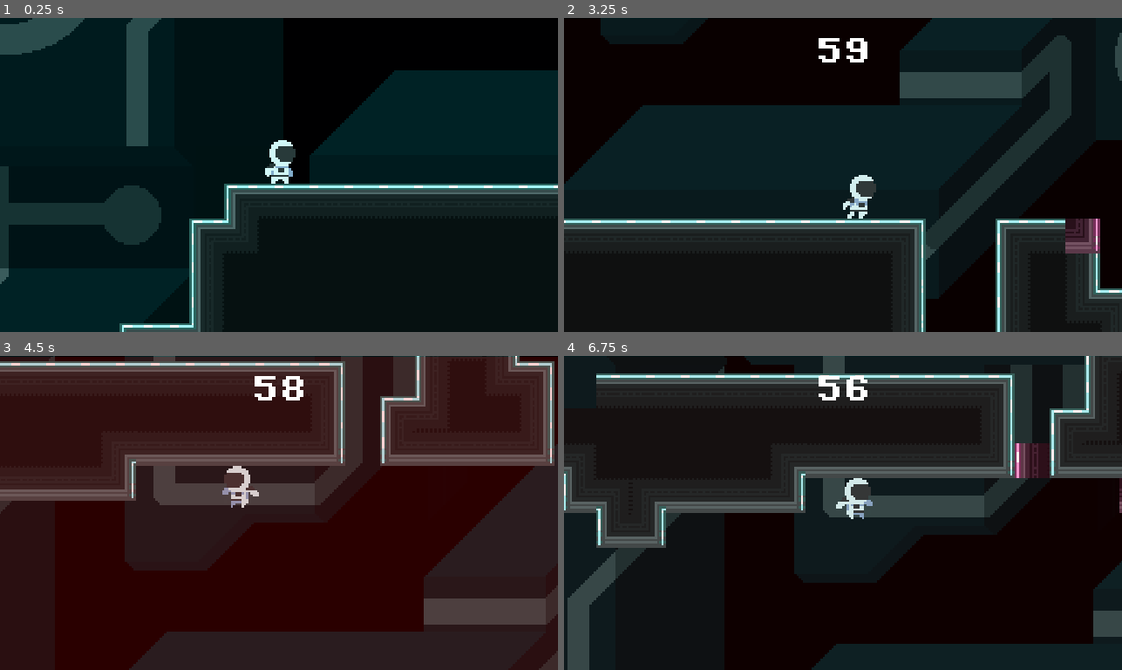
Above: before the commit, frames 1-4 (two rows, left to right).
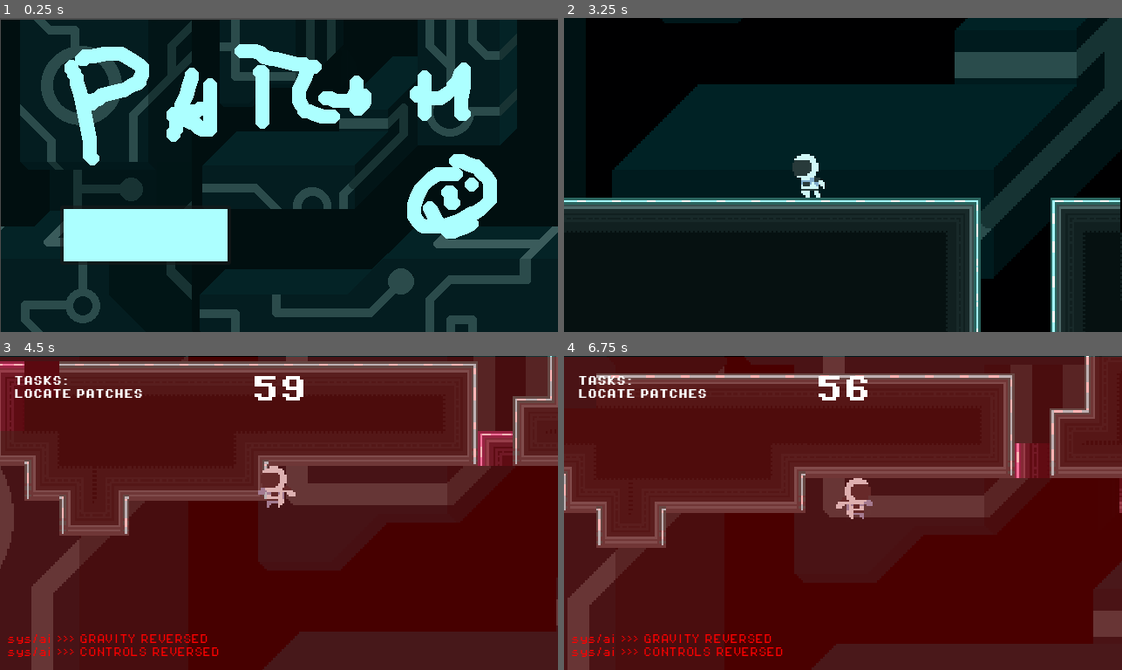
Above: after the commit, the same moments.

Repository: Serial-Cyn/patch-it-up
Game: Godot game, scene res://scenes/main_menu.tscn
The game is run twice, just before and just after one commit, with the same random seed, the same clock (stepped at 60 frames per second) and the same inputs. Before the commit the project starts from res://levels/level_1.tscn. Sound files missing from this copy of the repository are replaced by a short silence.
Inputs (mouse positions are in pixels of both pictures, inside the frame that each line leads up to):
- Up to frame 1 (0.25 s): no input
- Up to frame 2 (3.25 s): click (709, 234) at 0.52 s; hold D (move_right) 1.28-2.78 s; tap W (jump) at 1.52, 2.27 s; hold A (move_left) from 2.78 s (still down)
- Up to frame 3 (4.5 s): release A (move_left) at 3.53 s; hold D (move_right) from 3.53 s (still down); tap W (jump) at 3.77 s
- Up to frame 4 (6.75 s): tap W (jump) at 4.52, 5.27 s; release D (move_right) at 5.03 s; hold A (move_left) 5.03-5.78 s; hold D (move_right) 5.78-6.53 s; hold A (move_left) from 6.53 s (still down)

The runs differ from the first frame. In frame 1, 35% of the frame differs, in the area x 0-100%, y 0-100%; in frame 2, 31%; in frame 3, 91%; in frame 4, 99%.

Commit message:
added main menu, fixed user feedbacks

Diff:
--- a/levels/level_1.tscn
+++ b/levels/level_1.tscn
@@ -16,6 +16,7 @@
 [ext_resource type="PackedScene" uid="uid://b31xhmb3jrhak" path="res://scenes/platform.tscn" id="7_nmsli"]
 [ext_resource type="PackedScene" uid="uid://cxca8wyds6jsp" path="res://scenes/death_zone.tscn" id="9_3sk1a"]
 [ext_resource type="AudioStream" uid="uid://bc11ln7l5dh7m" path="res://assets/sounds/patch-bgm.mp3" id="16_bgw3c"]
+[ext_resource type="FontFile" uid="uid://73kps5h5d1qc" path="res://assets/fonts/PixelOperator8.ttf" id="16_lrvbd"]
 
 [sub_resource type="TileSetAtlasSource" id="TileSetAtlasSource_bt44k"]
 texture = ExtResource("1_jirdo")
@@ -680,6 +681,26 @@
 horizontal_alignment = 1
 vertical_alignment = 1
 
+[node name="Label" type="Label" parent="UI"]
+offset_left = 8.0
+offset_top = 319.0
+offset_right = 474.0
+offset_bottom = 351.0
+theme_override_fonts/font = ExtResource("16_lrvbd")
+theme_override_font_sizes/font_size = 11
+text = "sys/ai >>> GRAVITY REVERSED
+sys/ai >>> CONTROLS REVERSED"
+
+[node name="Label2" type="Label" parent="UI"]
+offset_left = 16.0
+offset_top = 23.0
+offset_right = 165.0
+offset_bottom = 72.0
+theme_override_fonts/font = ExtResource("7_08mmt")
+theme_override_font_sizes/font_size = 11
+text = "TASKS:
+LOCATE PATCHES"
+
 [node name="StartGame" type="Timer" parent="."]
 unique_name_in_owner = true
 wait_time = 3.0
--- a/levels/level_2.tscn
+++ b/levels/level_2.tscn
@@ -20,6 +20,7 @@
 [ext_resource type="Script" uid="uid://difx7c61kl5kw" path="res://scripts/trap/chamber_3.gd" id="11_k2aru"]
 [ext_resource type="PackedScene" uid="uid://bifhlpp7an5bf" path="res://scenes/boss.tscn" id="17_uo0vl"]
 [ext_resource type="PackedScene" uid="uid://d2wagsfie21w0" path="res://scenes/turret.tscn" id="19_ndgrd"]
+[ext_resource type="FontFile" uid="uid://73kps5h5d1qc" path="res://assets/fonts/PixelOperator8.ttf" id="20_itbe0"]
 [ext_resource type="PackedScene" uid="uid://dihoti1hrgw6e" path="res://scenes/stop_point.tscn" id="21_dpc8t"]
 [ext_resource type="AudioStream" uid="uid://bc11ln7l5dh7m" path="res://assets/sounds/patch-bgm.mp3" id="22_ngvhw"]
 
@@ -696,6 +697,25 @@
 horizontal_alignment = 1
 vertical_alignment = 1
 
+[node name="Label" type="Label" parent="UI"]
+offset_left = 16.0
+offset_top = 327.0
+offset_right = 260.0
+offset_bottom = 339.0
+theme_override_fonts/font = ExtResource("20_itbe0")
+theme_override_font_sizes/font_size = 11
+text = "sys/ai >>> CONTROLS REVERSED"
+
+[node name="Label2" type="Label" parent="UI"]
+offset_left = 16.0
+offset_top = 23.0
+offset_right = 165.0
+offset_bottom = 72.0
+theme_override_fonts/font = ExtResource("7_w200a")
+theme_override_font_sizes/font_size = 11
+text = "TASKS:
+LOCATE PATCHES"
+
 [node name="StartGame" type="Timer" parent="."]
 unique_name_in_owner = true
 wait_time = 3.0
--- a/levels/level_3.tscn
+++ b/levels/level_3.tscn
@@ -1,12 +1,13 @@
-[gd_scene load_steps=16 format=4 uid="uid://27r0o7tpefe1"]
-
-[ext_resource type="Script" uid="uid://8vfncm6iybho" path="res://scripts/level_2.gd" id="1_eg35p"]
+[gd_scene load_steps=17 format=4 uid="uid://27r0o7tpefe1"]
+
+[ext_resource type="Script" uid="uid://bcwrtbqkv64s7" path="res://scripts/level_3.gd" id="1_q42ux"]
 [ext_resource type="Texture2D" uid="uid://datwx4c8g65vd" path="res://assets/sprites/patch-background_2.png" id="2_67vg4"]
 [ext_resource type="Texture2D" uid="uid://cepq11y212qu3" path="res://assets/sprites/patch-background_1.png" id="3_mqvtj"]
 [ext_resource type="Script" uid="uid://cwpqxg0mgikx1" path="res://scripts/game_manager.gd" id="4_8swdu"]
 [ext_resource type="Texture2D" uid="uid://b1crxyhou8hpp" path="res://assets/sprites/patch-tileset.png" id="5_xe1ru"]
 [ext_resource type="Texture2D" uid="uid://cvmdi5akpghux" path="res://assets/sprites/world_tileset.png" id="6_6anhs"]
 [ext_resource type="AudioStream" uid="uid://bc11ln7l5dh7m" path="res://assets/sounds/patch-bgm.mp3" id="12_0unm6"]
+[ext_resource type="Texture2D" uid="uid://nld84hjcq15e" path="res://assets/sprites/button.png" id="12_wi0qq"]
 [ext_resource type="PackedScene" uid="uid://dpfp2gvrhdnd2" path="res://scenes/player.tscn" id="13_q26s8"]
 [ext_resource type="PackedScene" uid="uid://dqkbm4k1if4ml" path="res://scenes/alarm_effects.tscn" id="14_o87u6"]
 [ext_resource type="PackedScene" uid="uid://k7rf7v6y40xi" path="res://scenes/sound_effects.tscn" id="15_h3b7p"]
@@ -212,8 +213,8 @@
 sources/1 = SubResource("TileSetAtlasSource_jirdo")
 sources/0 = SubResource("TileSetAtlasSource_bt44k")
 
-[node name="Level_2" type="Node2D"]
-script = ExtResource("1_eg35p")
+[node name="Level_3" type="Node2D"]
+script = ExtResource("1_q42ux")
 metadata/_edit_vertical_guides_ = [400.0]
 
 [node name="GameManager" type="Node" parent="."]
@@ -276,15 +277,15 @@
 layer = 2
 
 [node name="CenterContainer" type="CenterContainer" parent="UI1"]
-anchors_preset = 8
+anchors_preset = -1
 anchor_left = 0.5
-anchor_top = 0.5
+anchor_top = 0.351
 anchor_right = 0.5
-anchor_bottom = 0.5
+anchor_bottom = 0.351
 offset_left = -164.0
-offset_top = -68.5
+offset_top = -68.36
 offset_right = 164.0
-offset_bottom = 68.5
+offset_bottom = 68.64
 grow_horizontal = 2
 grow_vertical = 2
 size_flags_horizontal = 4
@@ -301,9 +302,17 @@
 horizontal_alignment = 1
 vertical_alignment = 1
 
+[node name="Button" type="Button" parent="UI1"]
+offset_left = 221.0
+offset_top = 233.0
+offset_right = 417.0
+offset_bottom = 301.0
+icon = ExtResource("12_wi0qq")
+
 [node name="BGM" type="AudioStreamPlayer2D" parent="."]
 stream = ExtResource("12_0unm6")
 autoplay = true
 
 [connection signal="timeout" from="GameManager/CorruptionTimer" to="GameManager" method="_on_corruption_timer_timeout"]
 [connection signal="timeout" from="GameManager/RestartTimer" to="GameManager" method="_on_restart_timer_timeout"]
+[connection signal="pressed" from="UI1/Button" to="." method="_on_button_pressed"]
--- a/project.godot
+++ b/project.godot
@@ -11,7 +11,7 @@
 [application]
 
 config/name="Patch It Up"
-run/main_scene="uid://c4vfu36ep35sq"
+run/main_scene="uid://diemb74o0n1mw"
 config/features=PackedStringArray("4.4", "Forward Plus")
 config/icon="res://icon.svg"
 
--- a/scenes/boss.tscn
+++ b/scenes/boss.tscn
@@ -51,6 +51,10 @@
 [sub_resource type="AtlasTexture" id="AtlasTexture_8eiau"]
 atlas = ExtResource("1_dlmty")
 region = Rect2(96, 96, 32, 32)
+
+[sub_resource type="AtlasTexture" id="AtlasTexture_qh5fr"]
+atlas = ExtResource("1_dlmty")
+region = Rect2(32, 64, 32, 32)
 
 [sub_resource type="AtlasTexture" id="AtlasTexture_vn2fc"]
 atlas = ExtResource("1_dlmty")
@@ -117,6 +121,14 @@
 }, {
 "frames": [{
 "duration": 1.0,
+"texture": SubResource("AtlasTexture_qh5fr")
+}],
+"loop": true,
+"name": &"hit",
+"speed": 5.0
+}, {
+"frames": [{
+"duration": 1.0,
 "texture": SubResource("AtlasTexture_vn2fc")
 }],
 "loop": true,
@@ -152,7 +164,7 @@
 
 [node name="AnimatedSprite2D" type="AnimatedSprite2D" parent="."]
 sprite_frames = SubResource("SpriteFrames_qh5fr")
-animation = &"idle"
+animation = &"hit"
 autoplay = "idle"
 
 [node name="HurtBox" type="Area2D" parent="."]
@@ -169,5 +181,10 @@
 [node name="Walk" type="AudioStreamPlayer2D" parent="."]
 stream = ExtResource("3_jncid")
 
+[node name="hitTimer" type="Timer" parent="."]
+wait_time = 0.3
+one_shot = true
+
 [connection signal="animation_finished" from="AnimatedSprite2D" to="." method="_on_animated_sprite_2d_animation_finished"]
 [connection signal="body_entered" from="HurtBox" to="." method="_on_hurt_box_body_entered"]
+[connection signal="timeout" from="hitTimer" to="." method="_on_hit_timer_timeout"]
--- /dev/null
+++ b/scenes/main_menu.tscn
@@ -0,0 +1,28 @@
+[gd_scene load_steps=4 format=3 uid="uid://diemb74o0n1mw"]
+
+[ext_resource type="Script" uid="uid://e7x5mq7ihcpl" path="res://scripts/main_menu.gd" id="1_bqqt6"]
+[ext_resource type="Texture2D" uid="uid://47fvibmtc7nr" path="res://assets/sprites/menu background.png" id="1_ekxnf"]
+[ext_resource type="Texture2D" uid="uid://nld84hjcq15e" path="res://assets/sprites/button.png" id="2_bqqt6"]
+
+[node name="mainMenu" type="Node2D"]
+script = ExtResource("1_bqqt6")
+
+[node name="ParallaxBackground" type="ParallaxBackground" parent="."]
+
+[node name="ParallaxLayer" type="ParallaxLayer" parent="ParallaxBackground"]
+motion_scale = Vector2(0.9, 0.9)
+
+[node name="Sprite2D" type="Sprite2D" parent="ParallaxBackground/ParallaxLayer"]
+position = Vector2(321, 182)
+texture = ExtResource("1_ekxnf")
+
+[node name="CanvasLayer" type="CanvasLayer" parent="."]
+
+[node name="Button" type="Button" parent="."]
+offset_left = 69.0
+offset_top = 215.0
+offset_right = 265.0
+offset_bottom = 283.0
+icon = ExtResource("2_bqqt6")
+
+[connection signal="pressed" from="Button" to="." method="_on_button_pressed"]
--- a/scenes/stop_point.tscn
+++ b/scenes/stop_point.tscn
@@ -1,9 +1,10 @@
-[gd_scene load_steps=31 format=3 uid="uid://dihoti1hrgw6e"]
+[gd_scene load_steps=32 format=3 uid="uid://dihoti1hrgw6e"]
 
 [ext_resource type="Script" uid="uid://daghifr6k04f" path="res://scripts/stop_point.gd" id="1_ce4fe"]
 [ext_resource type="Texture2D" uid="uid://cm5x2beda172i" path="res://assets/sprites/patch-tileset_stopPointst.png" id="2_ce4fe"]
 [ext_resource type="Texture2D" uid="uid://b1crxyhou8hpp" path="res://assets/sprites/patch-tileset.png" id="3_i03o5"]
 [ext_resource type="AudioStream" uid="uid://cjna0mdxlay3p" path="res://assets/sounds/patch-stoppoint.mp3" id="4_lhoxb"]
+[ext_resource type="FontFile" uid="uid://do04mthks44vx" path="res://assets/fonts/PixelOperator8-Bold.ttf" id="5_23qb4"]
 
 [sub_resource type="AtlasTexture" id="AtlasTexture_i03o5"]
 atlas = ExtResource("2_ce4fe")
@@ -245,5 +246,16 @@
 [node name="SFX" type="AudioStreamPlayer2D" parent="."]
 stream = ExtResource("4_lhoxb")
 
+[node name="CanvasLayer" type="CanvasLayer" parent="."]
+
+[node name="Label" type="Label" parent="CanvasLayer"]
+offset_left = 492.0
+offset_top = 16.0
+offset_right = 618.0
+offset_bottom = 28.0
+theme_override_fonts/font = ExtResource("5_23qb4")
+theme_override_font_sizes/font_size = 11
+text = "TIMER PAUSED"
+
 [connection signal="body_entered" from="StopArea" to="." method="_on_stop_area_body_entered"]
 [connection signal="body_exited" from="StopArea" to="." method="_on_stop_area_body_exited"]
--- a/scenes/turret.tscn
+++ b/scenes/turret.tscn
@@ -1,8 +1,9 @@
-[gd_scene load_steps=32 format=3 uid="uid://d2wagsfie21w0"]
+[gd_scene load_steps=33 format=3 uid="uid://d2wagsfie21w0"]
 
 [ext_resource type="Script" uid="uid://dxa3dyprriaxo" path="res://scripts/turret.gd" id="1_el7wl"]
 [ext_resource type="Texture2D" uid="uid://cm7om3aecoq0r" path="res://assets/sprites/patch-turret_spritesheet.png" id="2_485p4"]
 [ext_resource type="AudioStream" uid="uid://dwlud4ca6313b" path="res://assets/sounds/patch-turret.mp3" id="3_485p4"]
+[ext_resource type="FontFile" uid="uid://do04mthks44vx" path="res://assets/fonts/PixelOperator8-Bold.ttf" id="4_pp6j5"]
 
 [sub_resource type="AtlasTexture" id="AtlasTexture_485p4"]
 atlas = ExtResource("2_485p4")
@@ -230,6 +231,17 @@
 [node name="SFX" type="AudioStreamPlayer2D" parent="."]
 stream = ExtResource("3_485p4")
 
+[node name="CanvasLayer" type="CanvasLayer" parent="."]
+
+[node name="Label" type="Label" parent="CanvasLayer"]
+offset_left = 464.0
+offset_top = 16.0
+offset_right = 621.0
+offset_bottom = 28.0
+theme_override_fonts/font = ExtResource("4_pp6j5")
+theme_override_font_sizes/font_size = 11
+text = "TURRET CHARGING"
+
 [connection signal="body_entered" from="." to="." method="_on_body_entered"]
 [connection signal="body_exited" from="." to="." method="_on_body_exited"]
 [connection signal="animation_finished" from="AnimatedSprite2D" to="." method="_on_animated_sprite_2d_animation_finished"]
--- a/scripts/boss.gd
+++ b/scripts/boss.gd
@@ -7,6 +7,8 @@
 @onready var sound_effects: AudioStreamPlayer2D = %SoundEffects
 @onready var death_platform_2: Node2D = $"../Traps/Chamber3/DeathPlatform2"
 @onready var walk: AudioStreamPlayer2D = $Walk
+@onready var label_2: Label = $"../UI/Label2"
+@onready var hit_timer: Timer = $hitTimer
 
 
 const SPEED = 5.0
@@ -16,6 +18,7 @@
 var player_pos : Vector2
 
 var triggered : bool = false
+var hit : bool = false
 
 func _physics_process(delta: float) -> void:
 	# Add the gravity.
@@ -37,7 +40,10 @@
 func follow_player(delta):
 	player_pos = player.position
 
-	animated_sprite_2d.play("walk")
+	if not hit:
+		animated_sprite_2d.play("walk")
+	else:
+		animated_sprite_2d.play("hit")
 
 	if not walk.playing:
 		walk.play()
@@ -55,6 +61,8 @@
 	life -= 1
 	sound_effects.play_sfx(sound_effects.SFX.EXPLOSION)
 	player.shake_screen(5.0)
+	hit_timer.start()
+	hit = true
 
 func _on_hurt_box_body_entered(body: Node2D) -> void:
 	if body.is_in_group("Player"):
@@ -63,7 +71,12 @@
 
 func _on_animated_sprite_2d_animation_finished() -> void:
 	if animated_sprite_2d.animation == "death":
+		label_2.text = "TASKS:\nLOCATE PATCHES"
 		sound_effects.play_sfx(sound_effects.SFX.EXPLOSION)
 		player.shake_screen(10.0)
 		death_platform_2.queue_free()
 		queue_free()
+
+
+func _on_hit_timer_timeout() -> void:
+	hit = false
--- a/scripts/intro.gd
+++ b/scripts/intro.gd
@@ -9,6 +9,8 @@
 @onready var death_platform: AnimatableBody2D = $DeathPlatform/Platform
 @onready var animation_player: AnimationPlayer = $DeathPlatform/Platform/AnimationPlayer
 @onready var spikes: Node2D = $DeathPlatform/Platform/Spikes
+@onready var label: Label = $UI/Label
+@onready var label_2: Label = $UI/Label2
 
 var death_triggered : bool = false
 
@@ -16,6 +18,8 @@
 	corruption_label.visible = false
 	death_platform.visible = false
 	spikes.visible = false
+	label.visible = false
+	label_2.visible = false
 
 	for spike in spikes.get_children():
 		spike.get_node("HurtBox").monitoring = false
@@ -27,6 +31,11 @@
 	# Starts the corruption timer
 	game_manager.start_game = true
 	corruption_label.visible = true
+
+	#
+	label.visible = true
+	label.modulate = Color(1, 0, 0)
+	label_2.visible = true
 
 	# Effects stuff
 	alarm_effects.blare_alarm()
--- a/scripts/level_2.gd
+++ b/scripts/level_2.gd
@@ -5,9 +5,12 @@
 @onready var game_manager: Node = %GameManager
 @onready var start_game: Timer = %StartGame
 @onready var player: CharacterBody2D = %Player
+@onready var label: Label = $UI/Label
 
 func _ready() -> void:
 	player.reverse_control = -1
+	if label:
+		label.modulate = Color(1, 0, 0)
 
 func _on_chamber_1_death_body_entered(body: Node2D) -> void:
 	if body.is_in_group("Player"):
--- /dev/null
+++ b/scripts/level_3.gd
@@ -0,0 +1,5 @@
+extends Node2D
+
+
+func _on_button_pressed() -> void:
+	get_tree().change_scene_to_file("res://scenes/main_menu.tscn")
--- /dev/null
+++ b/scripts/main_menu.gd
@@ -0,0 +1,5 @@
+extends Node2D
+
+
+func _on_button_pressed() -> void:
+	get_tree().change_scene_to_file("res://levels/level_1.tscn")
--- a/scripts/patch.gd
+++ b/scripts/patch.gd
@@ -6,6 +6,8 @@
 @onready var game_manager: Node = %GameManager
 @onready var animated_sprite: AnimatedSprite2D = $AnimatedSprite
 @onready var area_2d: Area2D = $Area2D
+@onready var label: Label = $"../UI/Label"
+@onready var label_2: Label = $"../UI/Label2"
 
 
 const FILE_BEGIN = "res://levels/level_"
@@ -46,12 +48,13 @@
 		match current_level:
 			1:
 				player.gravity_direction = 1
-
+				label.text = "sys/ai >>> CONTROLS REVERSED"
 				sound_effects.play_sfx(sound_effects.SFX.G_FIX)
 
 			2:
 				player.reverse_control = 1
-
+				label.text = ""
+				label_2.visible = false
 				sound_effects.play_sfx(sound_effects.SFX.C_FIX)
 
 				next_level_timer.wait_time = 7.0
--- a/scripts/stop_point.gd
+++ b/scripts/stop_point.gd
@@ -3,6 +3,10 @@
 @onready var stop_area: Area2D = $StopArea
 @onready var sprite: AnimatedSprite2D = $Sprite
 @onready var sfx: AudioStreamPlayer2D = $SFX
+@onready var label: Label = $CanvasLayer/Label
+
+func _ready() -> void:
+	label.visible = false
 
 func _on_stop_area_body_entered(body: Node2D) -> void:
 	if body.is_in_group("Player"):
@@ -10,9 +14,11 @@
 		sprite.play("glow")
 		sfx.pitch_scale = randf_range(0.95, 1.05)
 		sfx.play()
+		label.visible = true
 
 func _on_stop_area_body_exited(body: Node2D) -> void:
 	if body.is_in_group("Player"):
 		body.is_in_safe_zone = false
 		sprite.play("dim")
 		sfx.stop()
+		label.visible = false
--- a/scripts/trap/chamber_3.gd
+++ b/scripts/trap/chamber_3.gd
@@ -6,6 +6,7 @@
 @onready var death_platform_2: Node2D = $DeathPlatform2
 @onready var spikes2: Node2D = $DeathPlatform2/Platform/Spikes
 @onready var boss: CharacterBody2D = %Boss
+@onready var label_2: Label = $"../../UI/Label2"
 
 var triggered : bool = false
 var trigger_count : int = 0
@@ -34,6 +35,7 @@
 	if body.is_in_group("Player") and boss:
 		boss.triggered = true
 		trigger_count += 1
+		label_2.text = "TASKS:\nLOCATE PATCHES\nTERMINATE SLUG"
 
 		if trigger_count > 1:
 			if not triggered:
--- a/scripts/turret.gd
+++ b/scripts/turret.gd
@@ -5,6 +5,7 @@
 @onready var marker_2d: Marker2D = $Marker2D
 @onready var boss: CharacterBody2D = %Boss
 @onready var sfx: AudioStreamPlayer2D = $SFX
+@onready var label: Label = $CanvasLayer/Label
 
 var laser = preload("res://scenes/turret_projectile.tscn")
 
@@ -14,6 +15,9 @@
 var laser_shot : bool = false
 var charging : bool = false
 var ready_sfx : bool = true
+
+func _ready() -> void:
+	label.visible = false
 
 func _process(delta: float) -> void:
 	if in_gun_zone and not charging and ready_sfx:
@@ -45,11 +49,13 @@
 func _on_body_entered(body: Node2D) -> void:
 	if body.is_in_group("Player"):
 		in_gun_zone = true
+		label.visible = true
 
 
 func _on_body_exited(body: Node2D) -> void:
 	if body.is_in_group("Player"):
 		in_gun_zone = false
+		label.visible = false
 
 
 func _on_animated_sprite_2d_animation_finished() -> void:
Binary file added: assets/sprites/button.png
Not shown, added: assets/sprites/button.png.import
Binary file added: assets/sprites/menu background.png
Not shown, added: assets/sprites/menu background.png.import
Not shown: 1 places in levels/level_1.tscn that only renumber resources
Not shown: 1 places in levels/level_2.tscn that only renumber resources
Not shown: 1 places in scenes/boss.tscn that only renumber resources
Not shown, added: scripts/level_3.gd.uid
Not shown, added: scripts/main_menu.gd.uid
